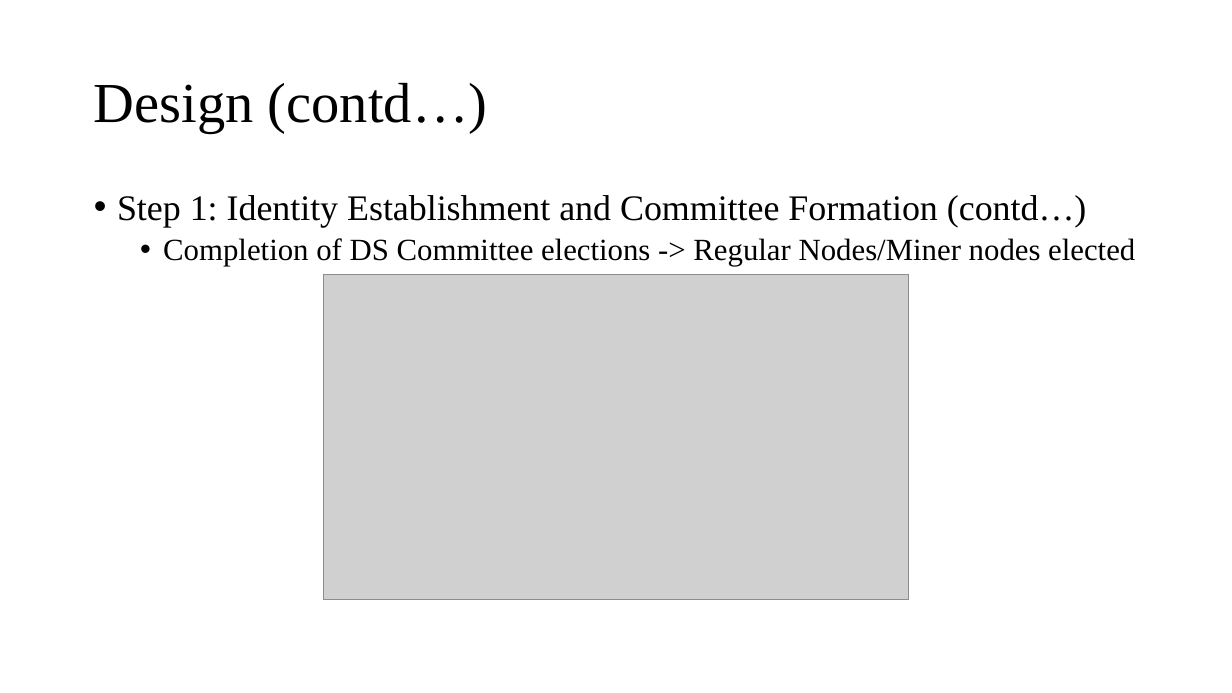
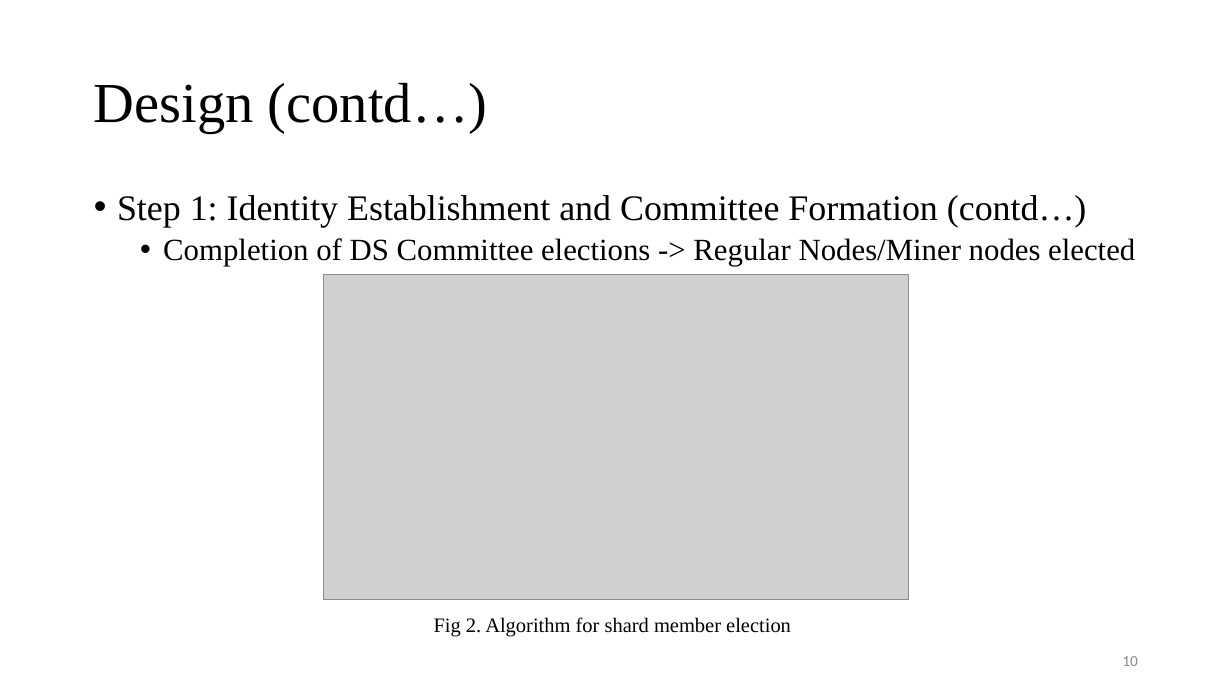
Before and after one commit to Tsajan/2018FallSemPOSTECH, a slide deck: slide 10 of CSED601 Dependable Computing/Sharding.pptx. Drawn at 1232x693 pixels with LibreOffice and Linux fonts; fonts in the diff are those of the drawing; grey boxes stand for pictures. Boxes give left, top, right and bottom in pixels: in the first picture for what was removed or moved away, otherwise in the second. Text is boxed around its words. In the diff, an @@ line names an element or a change of style, - is before the commit and + after.

```diff
--- a/CSED601 Dependable Computing/Sharding.pptx
+++ b/CSED601 Dependable Computing/Sharding.pptx
@@ text added at (434,617,791,637), 16 pt, text #000000 @@
+Fig 2. Algorithm for shard member election
@@ page number added at (1122,656,1138,666), 12 pt, text #8C8C8C @@
+10
```
Also in this commit, not shown: 22 other slides changed, 4 other files.
